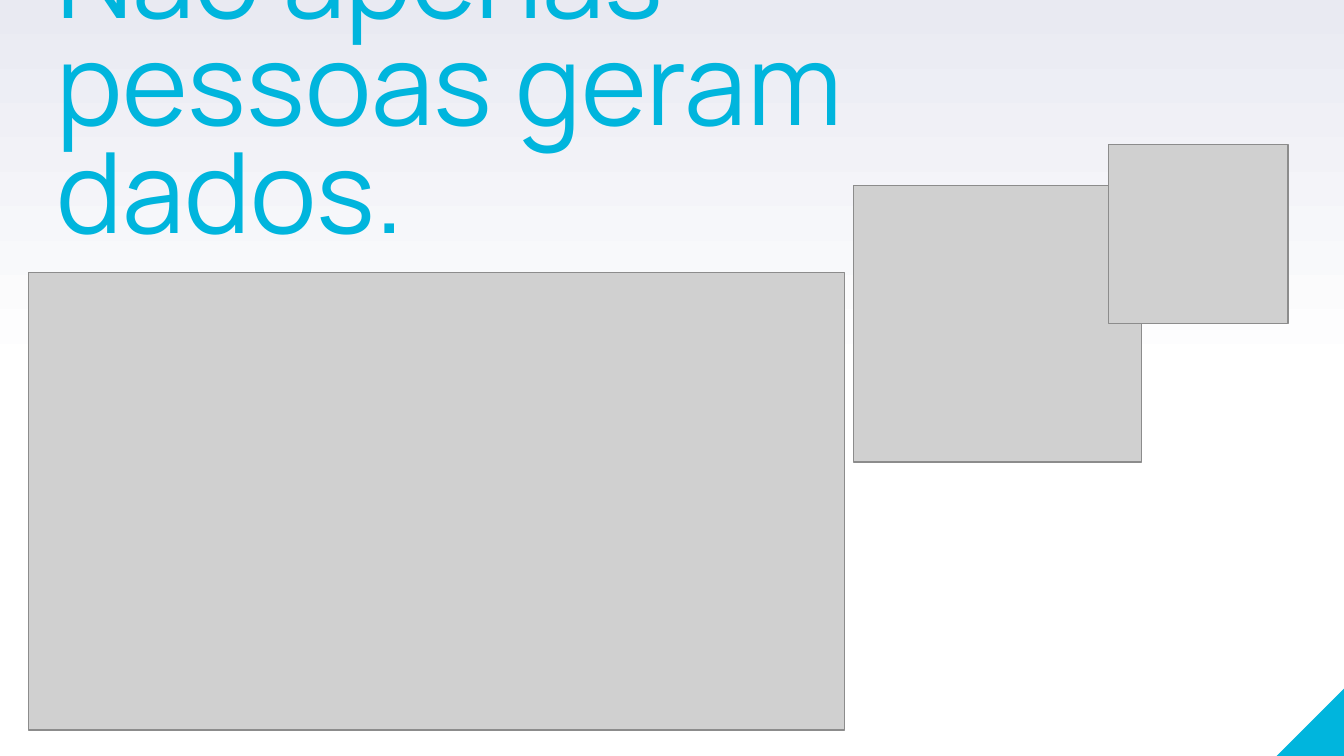
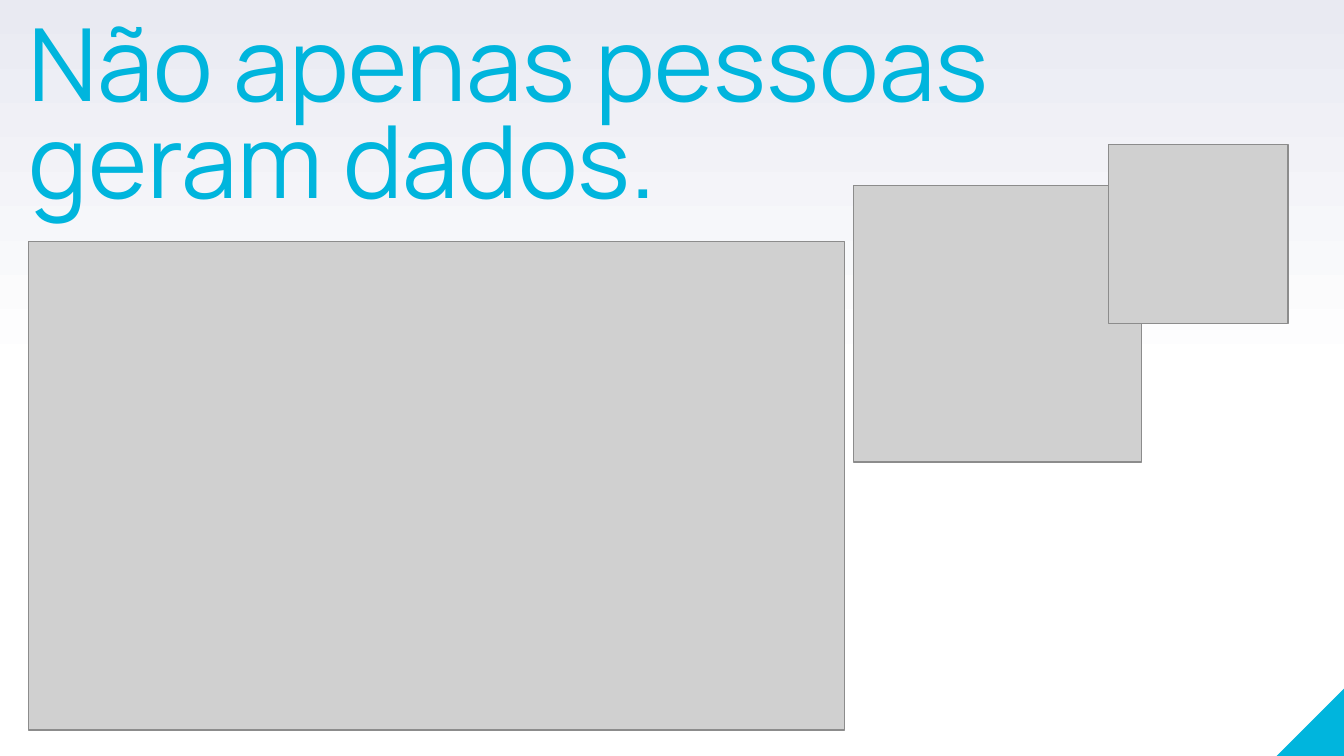
Before and after one commit to raphaelbachega/Bachega-s-repository, a slide deck: slide 5 of conteudoBandtecBachega/Apresentação socio O que é Big data/What is Big Data.pptx. Drawn at 1344x756 pixels with LibreOffice and Linux fonts; fonts in the diff are those of the drawing; grey boxes stand for pictures. Boxes give left, top, right and bottom in pixels: in the first picture for what was removed or moved away, otherwise in the second. Text is boxed around its words. In the diff, an @@ line names an element or a change of style, - is before the commit and + after.

```diff
--- a/conteudoBandtecBachega/Apresentação socio O que é Big data/What is Big Data.pptx
+++ b/conteudoBandtecBachega/Apresentação socio O que é Big data/What is Big Data.pptx
@@ title "Não apenas pessoas geram dados.": place and size @@
-title "Não apenas pessoas geram dados." at (56, 0, 842, 235)
+title "Não apenas pessoas geram dados." at (29, 26, 988, 224)
@@ title "Não apenas pessoas geram dados." at (29, 26, 988, 224): size 60 to 54 pt @@
@@ picture: place and size @@
-picture at (28, 273, 844, 730)
+picture at (28, 242, 844, 731)
```
Also in this commit, not shown: 3 other slides changed, 39 other files.
